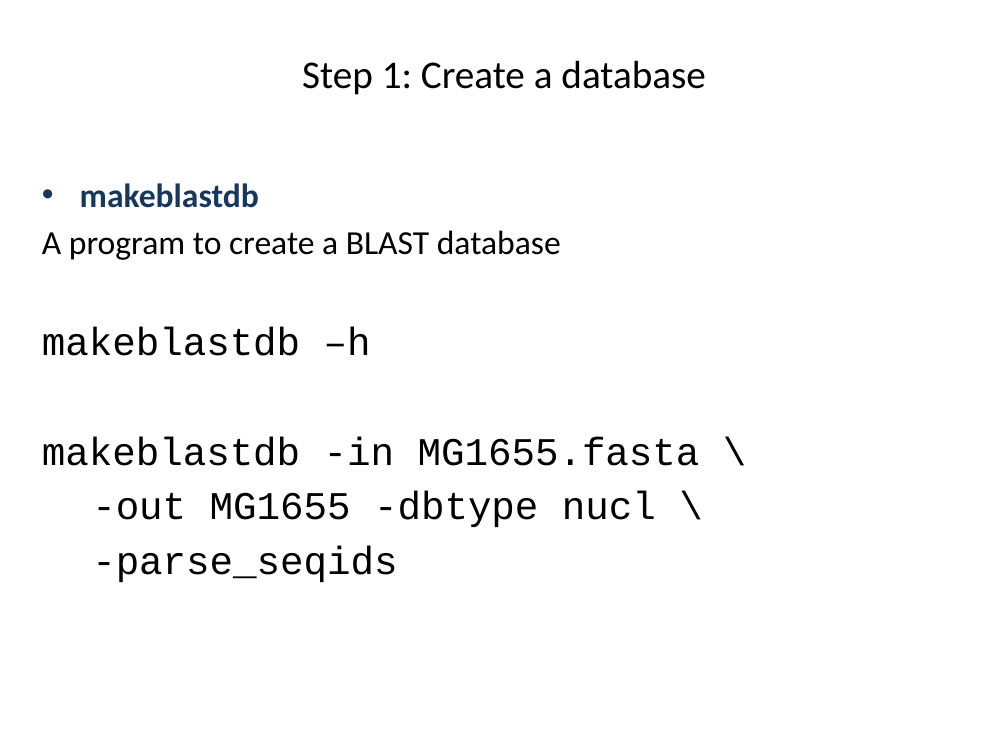
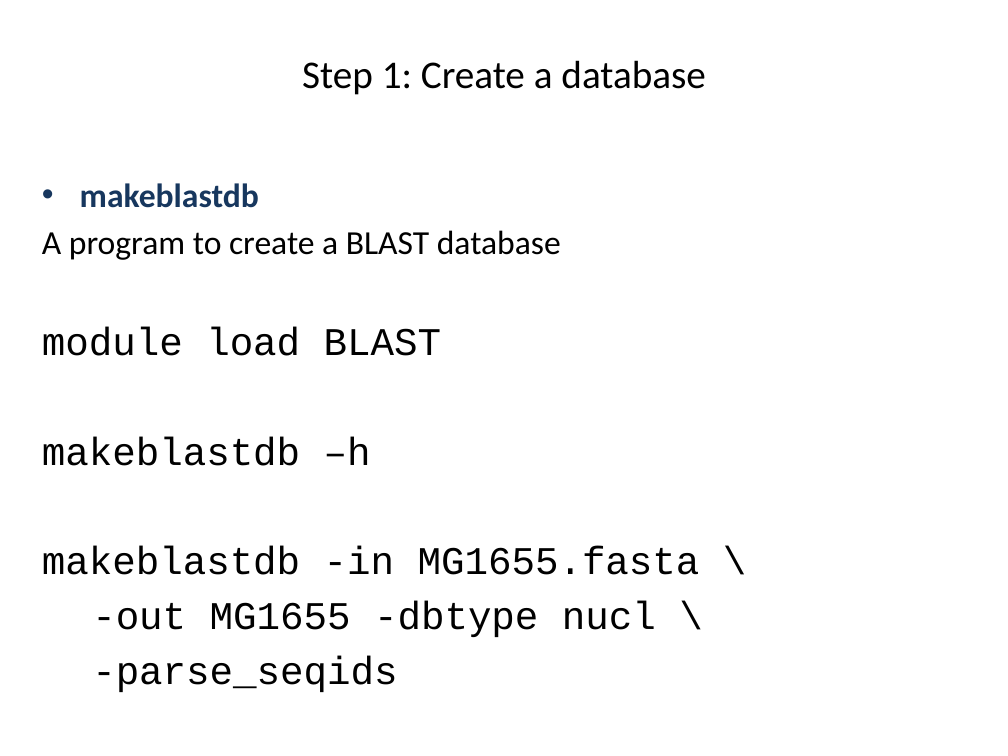
Before and after one commit to liu3zhenlab/teaching, a slide deck: slide 12 of PLPTH813Bioinformatis/2023/labs/lab05_alignment.pptx. Drawn at 1008x756 pixels with LibreOffice and Linux fonts; fonts in the diff are those of the drawing. Boxes give left, top, right and bottom in pixels: in the first picture for what was removed or moved away, otherwise in the second. Text is boxed around its words. In the diff, an @@ line names an element or a change of style, - is before the commit and + after.

```diff
--- a/PLPTH813Bioinformatis/2023/labs/lab05_alignment.pptx
+++ b/PLPTH813Bioinformatis/2023/labs/lab05_alignment.pptx
@@ text at <box>42,327,441,356</box>: paragraph added @@
+module load BLAST
```
Also in this commit, not shown: 1 other slide changed, 3 other files.
